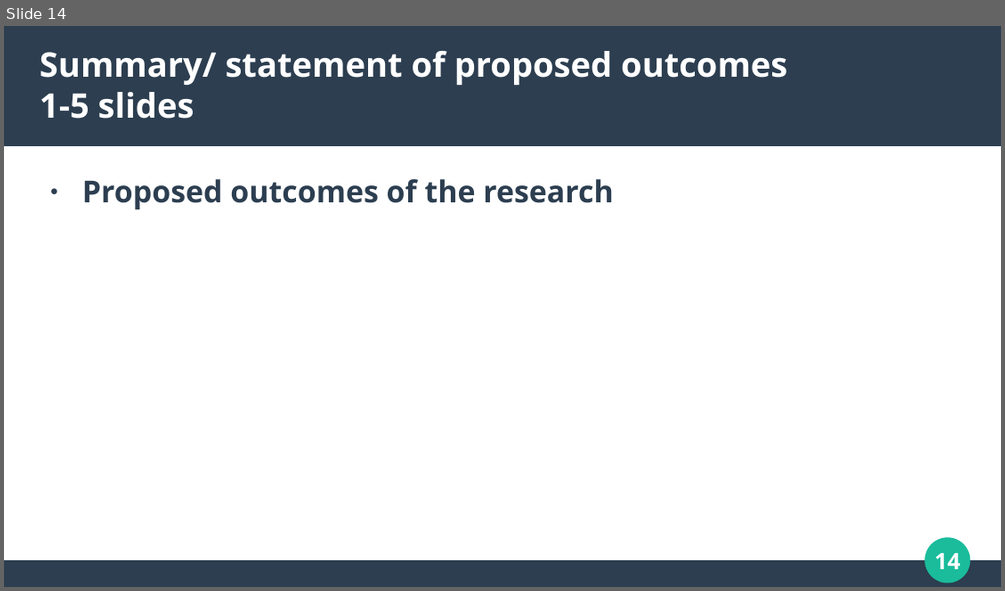
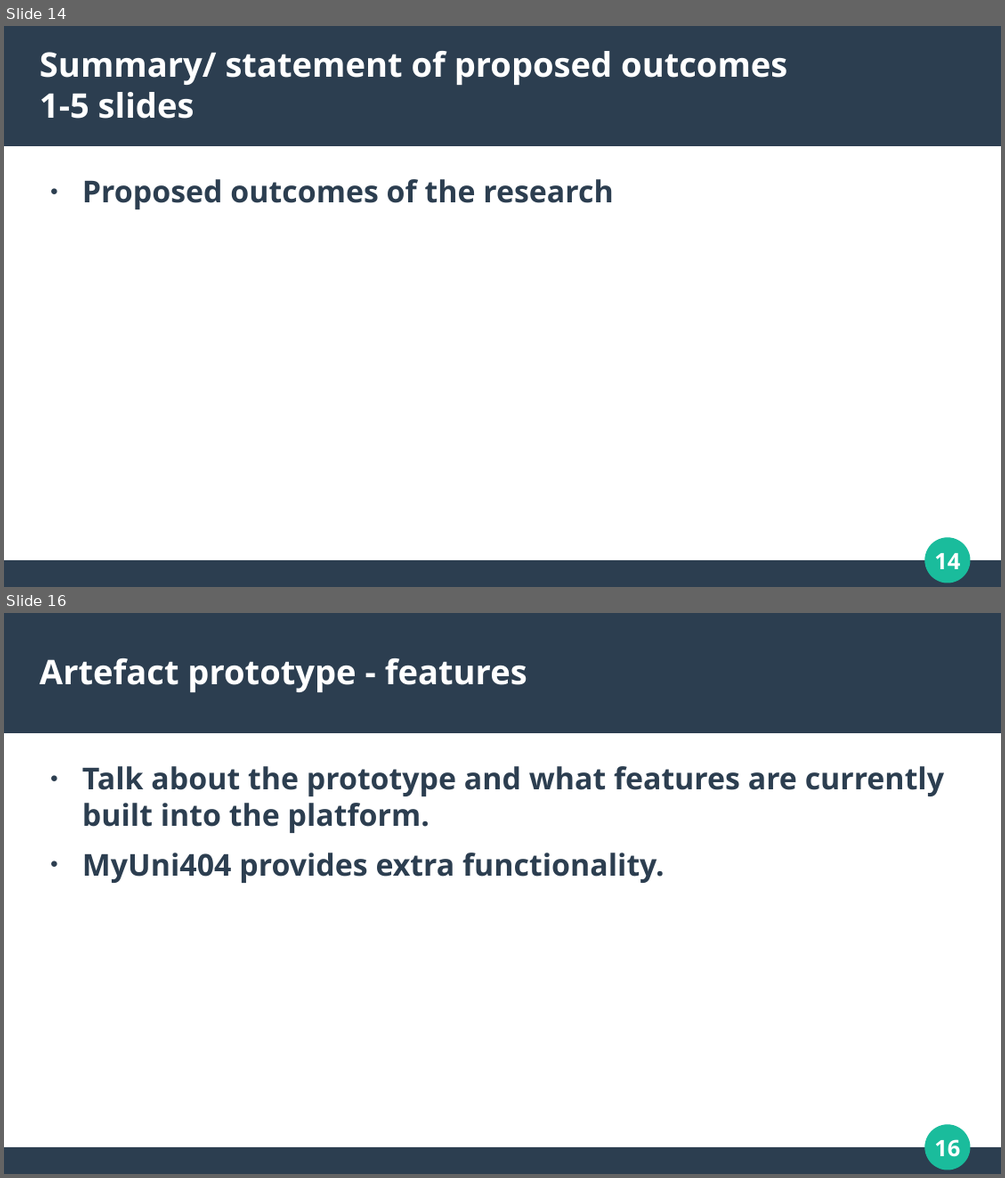
Before and after one commit to dannydaley/myUniSocial, a slide deck: Documentation/COMP320 PRESENTATION.odp. Shown one above the other, each under a label of ours: slide 14 before the commit, slides 14 and 16 after it; the slides between them are not shown. The pictures are 1005x591 and 1005x1178 pixels, drawn with LibreOffice and Linux fonts; fonts in the diff are those of the drawing. Boxes give left, top, right and bottom in pixels: in the first picture for what was removed or moved away, otherwise in the second. Text is boxed around its words. In the diff, an @@ line names an element or a change of style, - is before the commit and + after.

```diff
--- a/Documentation/COMP320 PRESENTATION.odp
+++ b/Documentation/COMP320 PRESENTATION.odp
@@ slide 16 added at (4, 613, 1001, 1174), background #FFFFFF; not listed: 4 template elements that a slide beside it also shows @@
@@ title added at (40, 658, 527, 692), 27 pt, text #FFFFFF, bold @@
+Artefact prototype - features
@@ text added at (82, 766, 944, 883), 24 pt, text #2C3E50, bold @@
+● Talk about the prototype and what features are currently built into the platform.
+● MyUni404 provides extra functionality.
```
Also in this commit, not shown: 5 slides changed, 4 other slides added, 2 slides removed, 1 other file.
